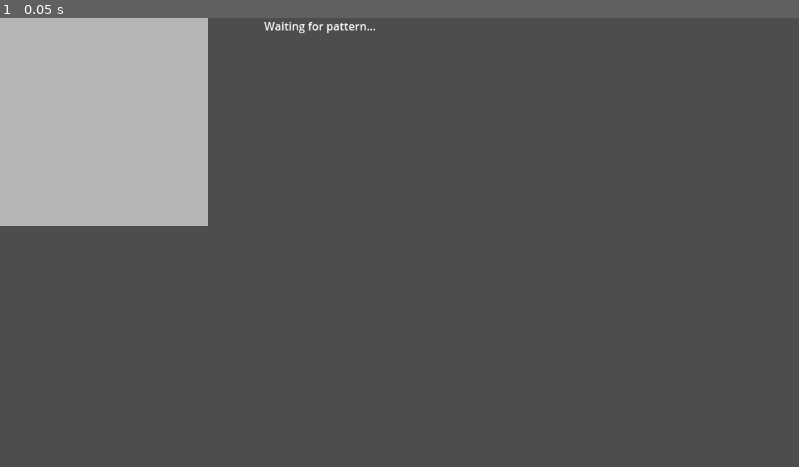
Above: before the commit, frame 1.
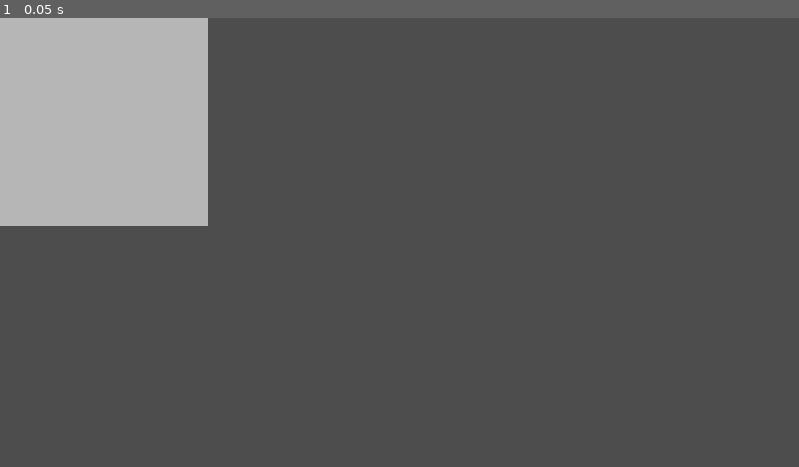
Above: after the commit, the same moment.

Repository: hhsaez/ld55
Game: Godot game, scene res://levels/duel/duel.tscn
Two runs of this game, one before a commit and one after it. Both use one fixed random seed, a clock stepped at 60 frames per second and the inputs below.
Inputs:
- Up to frame 1 (0.05 s): no input

The runs differ from the first frame. In frame 1, 0.1% of the frame differs, in the area x 33-47%, y 0-4%.

Commit message:
Move powers to their own classes

Diff:
--- a/levels/duel/duel.gd
+++ b/levels/duel/duel.gd
@@ -1,55 +1,25 @@
 extends Node2D
 
-@onready var debug_output = $DebugOutput
-
-var effects_dict = {
-	"A": {
-		"positive": "Cast a bolt that deals moderate damage to the opponent.",
-		"negative": "Accidentally shock yourself, dealing slight damage.",
-	},
-	"B": {
-		"positive": "Create a shield that absorbs a portion of incoming damage on the next turn.",
-		"negative": "Weaken your defenses, increasing damage taken on the next turn.",
-	},
-	"C": {
-		"positive": "Reflect a small percentage of damage back to the opponent for one turn.",
-		"negative": "Reflect a small percentage of healing towards the opponent for one turn.",
-	},
-	"D": {
-		"positive": "Heal yourself for a moderate amount.",
-		"negative": "Accidentally heal the opponent for a smaller amount.",
-	},
-	"E": {
-		"positive": "Enhance your next spell's damage.",
-		"negative": "The next attack against you deals more damage (backfire effect).",
-	},
-	"F": {
-		"positive": "Reduce the damage of the next attack against you (temporary resistance).",
-		"negative": "Increase the damage of the next attack against you (vulnerability).",
-	},
-	"G": {
-		"positive": "Inflict a mild continuous damage on the opponent over three turns (poison).",
-		"negative": "Suffer mild continuous damage yourself over three turns.",
-	},
-	"H": {
-		"positive": "Cast a burst that deals immediate moderate damage to the opponent.",
-		"negative": "Suffer immediate slight damage yourself.",
-	},
-	"I": {
-		"positive": "Temporarily increase the damage of your spells for a short duration.",
-		"negative": "Temporarily decrease the effectiveness of your healing spells.",
-	},
+var all_effects = {
+	"A": Damage.new(),
+	"B": Shield.new(),
+	"C": Reflect.new(),
+	"D": Heal.new(),
+	"E": EnhanceNext.new(),
+	"F": Resistance.new(),
+	"G": Condition.new(),
+	"H": MajorDamage.new(),
+	"I": MajorHeal.new(),
 }
 
 func _on_grid_cells_selected(cells):
-	var pattern = ",".join(cells)
-	var effects = []
+	print("Pattern: ", ",".join(cells))
+
 	var is_positive = true
 	for cell_name in cells:
-		if is_positive:
-			effects.append(effects_dict[cell_name]["positive"])
-		else:
-			effects.append(effects_dict[cell_name]["negative"])
+		if not all_effects.has(cell_name):
+			push_error("Unknown effect name: ", cell_name)
+			continue
+		var effect = all_effects[cell_name]
+		effect.execute(is_positive)
 		is_positive = not is_positive
-	effects = "\n".join(effects)
-	debug_output.text = pattern + "\n" + effects
--- a/levels/duel/duel.tscn
+++ b/levels/duel/duel.tscn
@@ -11,10 +11,4 @@
 
 [node name="Node2D" parent="." instance=ExtResource("3_0pnma")]
 
-[node name="DebugOutput" type="Label" parent="."]
-offset_left = 381.0
-offset_right = 1151.0
-offset_bottom = 649.0
-text = "Waiting for pattern..."
-
 [connection signal="cells_selected" from="Grid" to="." method="_on_grid_cells_selected"]
--- /dev/null
+++ b/levels/duel/powers/condition.gd
@@ -0,0 +1,13 @@
+class_name Condition
+
+func execute(is_positive: bool):
+	if is_positive:
+		_positive_outcome()
+	else:
+		_negative_outcome()
+
+func _positive_outcome():
+	print("Inflict a mild continuous damage on the opponent over three turns (poison).")
+
+func _negative_outcome():
+	print("Suffer mild continuous damage yourself over three turns.")
--- /dev/null
+++ b/levels/duel/powers/damage.gd
@@ -0,0 +1,13 @@
+class_name Damage
+
+func execute(is_positive: bool):
+	if is_positive:
+		_positive_outcome()
+	else:
+		_negative_outcome()
+
+func _positive_outcome():
+	print("Cast a bolt that deals moderate damage to the opponent.")
+
+func _negative_outcome():
+	print("Accidentally shock yourself, dealing slight damage.")
--- /dev/null
+++ b/levels/duel/powers/enhance_next.gd
@@ -0,0 +1,13 @@
+class_name EnhanceNext
+
+func execute(is_positive: bool):
+	if is_positive:
+		_positive_outcome()
+	else:
+		_negative_outcome()
+
+func _positive_outcome():
+	print("Enhance your next spell's damage.")
+
+func _negative_outcome():
+	print("The next attack against you deals more damage (backfire effect).")
--- /dev/null
+++ b/levels/duel/powers/heal.gd
@@ -0,0 +1,13 @@
+class_name MajorHeal
+
+func execute(is_positive: bool):
+	if is_positive:
+		_positive_outcome()
+	else:
+		_negative_outcome()
+
+func _positive_outcome():
+	print("Heal yourself for a big amount.")
+
+func _negative_outcome():
+	print("Accidentally heal the opponent for a moderate amount.")
--- /dev/null
+++ b/levels/duel/powers/major_damage.gd
@@ -0,0 +1,13 @@
+class_name MajorDamage
+
+func execute(is_positive: bool):
+	if is_positive:
+		_positive_outcome()
+	else:
+		_negative_outcome()
+
+func _positive_outcome():
+	print("Cast a burst that deals immediate major damage to the opponent.")
+
+func _negative_outcome():
+	print("Suffer immediate moderate damage yourself.")
--- /dev/null
+++ b/levels/duel/powers/major_heal.gd
@@ -0,0 +1,13 @@
+class_name Heal
+
+func execute(is_positive: bool):
+	if is_positive:
+		_positive_outcome()
+	else:
+		_negative_outcome()
+
+func _positive_outcome():
+	print("Heal yourself for a moderate amount.")
+
+func _negative_outcome():
+	print("Accidentally heal the opponent for a smaller amount.")
--- /dev/null
+++ b/levels/duel/powers/reflect.gd
@@ -0,0 +1,13 @@
+class_name Reflect
+
+func execute(is_positive: bool):
+	if is_positive:
+		_positive_outcome()
+	else:
+		_negative_outcome()
+
+func _positive_outcome():
+	print("Reflect a small percentage of damage back to the opponent for one turn.")
+
+func _negative_outcome():
+	print("Reflect a small percentage of healing towards the opponent for one turn.")
--- /dev/null
+++ b/levels/duel/powers/resistance.gd
@@ -0,0 +1,13 @@
+class_name Resistance
+
+func execute(is_positive: bool):
+	if is_positive:
+		_positive_outcome()
+	else:
+		_negative_outcome()
+
+func _positive_outcome():
+	print("Reduce the damage of the next attack against you (temporary resistance).")
+
+func _negative_outcome():
+	print("Increase the damage of the next attack against you (vulnerability).")
--- /dev/null
+++ b/levels/duel/powers/shield.gd
@@ -0,0 +1,13 @@
+class_name Shield
+
+func execute(is_positive: bool):
+	if is_positive:
+		_positive_outcome()
+	else:
+		_negative_outcome()
+
+func _positive_outcome():
+	print("Create a shield that absorbs a portion of incoming damage on the next turn.")
+
+func _negative_outcome():
+	print("Weaken your defenses, increasing damage taken on the next turn.")
--- a/project.godot
+++ b/project.godot
@@ -11,6 +11,7 @@
 [application]
 
 config/name="The Adversary"
+config/tags=PackedStringArray("games", "ldjam")
 run/main_scene="res://levels/duel/duel.tscn"
 config/features=PackedStringArray("4.2", "GL Compatibility")
 config/icon="res://icon.svg"
